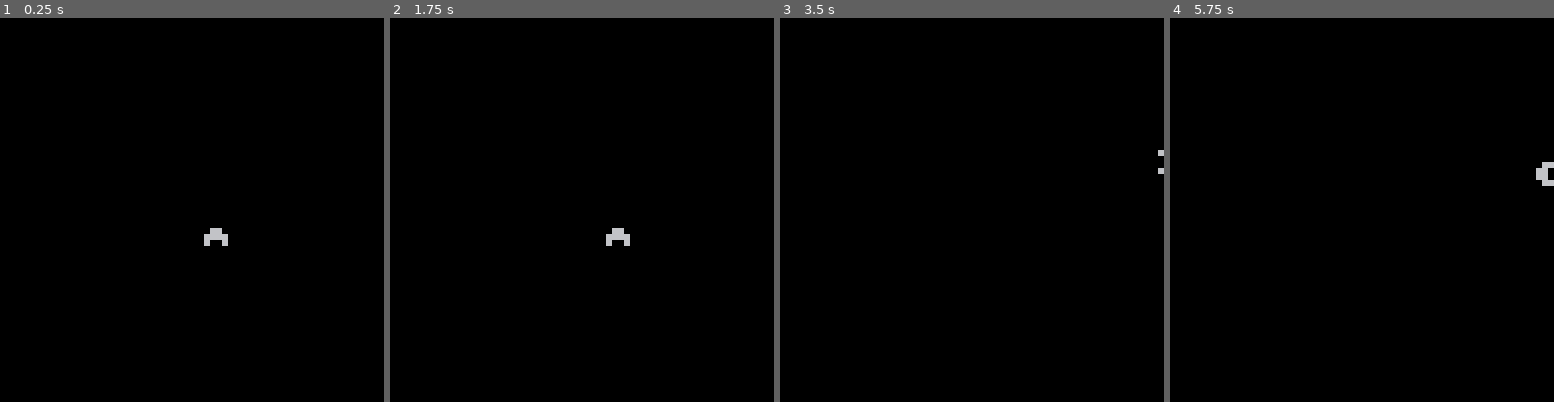
Above: before the commit, frames 1-4 (left to right).
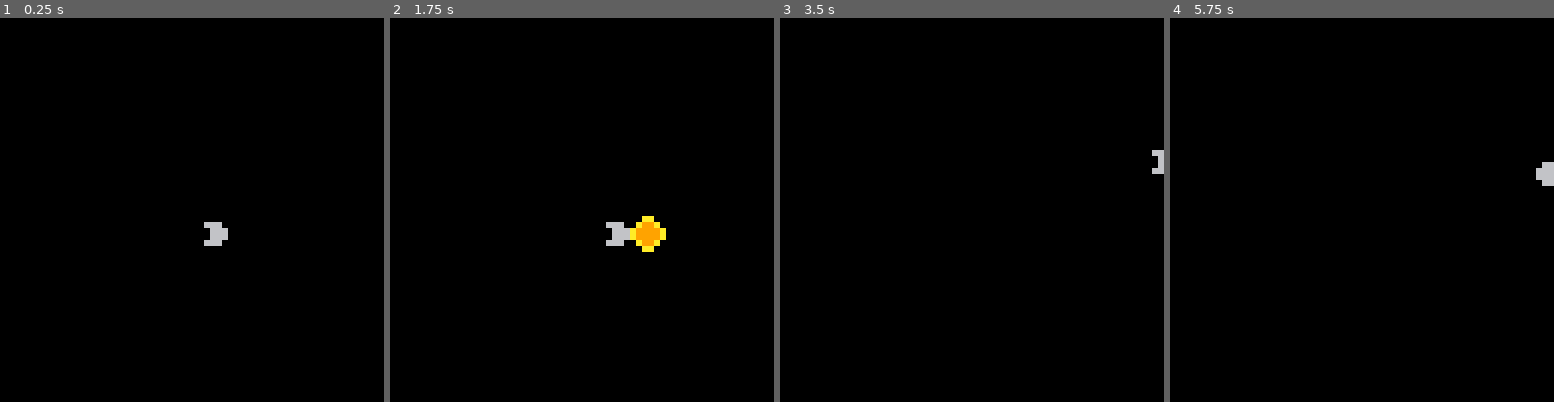
Above: after the commit, the same moments.

Repository: matheusmortatti/LOWREZJAM2020
Game: PICO-8 cartridge template.p8
Two runs of this game, one before a commit and one after it. Both use one fixed random seed, a clock stepped at 60 frames per second and the inputs below.
Inputs:
- Up to frame 1 (0.25 s): no input
- Up to frame 2 (1.75 s): tap X (X key) at 0.33, 1.07 s; tap O (Z key) at 0.7, 1.7 s; hold Right from 1.6 s (still down)
- Up to frame 3 (3.5 s): tap X (X key) at 1.85, 2.97 s; release Right at 2.1 s; tap O (Z key) every 0.4 s from 2.1 to 3.3 s; hold Up 2.15-2.42 s; hold Right 2.47-3.03 s; hold Left from 3.08 s (still down)
- Up to frame 4 (5.75 s): release Left at 3.58 s; hold Down 3.63-3.97 s; tap O (Z key) every 0.4 s from 3.7 to 5.7 s; hold Right 4.02-4.68 s; tap X (X key) at 4.08, 5.2 s; hold Up 4.73-5.03 s; hold Left 5.08-5.68 s; hold Down from 5.73 s (still down)

The runs differ from the first frame. In frame 1, 0.2% of the frame differs, in the area x 53-60%, y 53-60%; in frame 2, 0.8%, in the area x 56-72%, y 51-61%; in frame 3, 0.1%; in frame 4, less than 0.1%.

Commit message:
Add bullet (still totally buggy tho)

Diff:
--- a/template.p8
+++ b/template.p8
@@ -706,17 +706,16 @@
 
 
 -------------------------------
--- entity: bullet
+-- entity: player
 -------------------------------
 
-maxspeed = 1
-acc = .25
-friction = .2
-
-
 player=turnable:extend({
+				maxspeed=1,
+				acc=.25,
+				friction=.2,
+
     hitbox=box(-1,-1,1,1),
-    sprite = 2,
+    sprite=2,
     vel=v(0,0),
     t=0
 })
@@ -737,41 +736,85 @@
   else
   	self:setspeed()
   end
+
+  if btn(4) then
+  	self:shoot()
+  end
 end
 
 function player:setspeed()
 		prev = v(self.vel.x, self.vel.y)
-  if (btn(0)) self.vel.x -= acc
-  if (btn(1)) self.vel.x += acc
-  if (btn(2)) self.vel.y -= acc
-  if (btn(3)) self.vel.y += acc
+  if (btn(0)) self.vel.x -= self.acc
+  if (btn(1)) self.vel.x += self.acc
+  if (btn(2)) self.vel.y -= self.acc
+  if (btn(3)) self.vel.y += self.acc
 
 		norm=self.vel:norm()
- 	len=min(self.vel:len(), maxspeed)
+ 	len=min(self.vel:len(),
+ 	self.maxspeed)
 
   if prev == self.vel then
-  	len=approach(len, 0, friction)
+  	len=approach(len, 0,
+  		self.friction)
   end
 
  	self.vel=norm * len
 end
 
 function player:setangle()
-		if (btn(0)) self.a = 270
-  if (btn(1)) self.a = 90
-  if (btn(2)) self.a = 0
-  if (btn(3)) self.a = 180
-
-		if (btn(0) and btn(2)) self.a = 315
-		if (btn(0) and btn(3)) self.a = 225
-		if (btn(1) and btn(2)) self.a = 45
-		if (btn(1) and btn(3)) self.a = 135
-end
+		if (btn(0)) self.a = 180
+  if (btn(1)) self.a = 0
+  if (btn(2)) self.a = 270
+  if (btn(3)) self.a = 90
+
+		if (btn(0) and btn(2)) self.a = 225
+		if (btn(0) and btn(3)) self.a = 135
+		if (btn(1) and btn(2)) self.a = 315
+		if (btn(1) and btn(3)) self.a = 45
+end
+
+function player:shoot()
+		e_add(bullet:new(
+			v(self.pos.x, self.pos.y),
+			self.a))
+end
+
+-------------------------------
+-- entity: bullet
+-------------------------------
+
+bullet=dynamic:extend({
+				speed=2,
+    hitbox=box(-1,-1,1,1),
+    sprite=3,
+    vel=v(0,0),
+    t=0
+})
+
+function bullet:new(pos, a)
+		obj = {}
+  setmetatable(obj, self)
+  self.__index = self
+
+  self.pos=pos
+
+  self.vel=v(
+  	self.speed * cos(a),
+			self.speed * sin(a))
+
+  return obj
+end
+
+function bullet:render()
+		spr_render(self)
+end
+
+
 __gfx__
 00000000000000000000000000000000000000000000000000000000000000000000000000000000000000000000000000000000000000000000000000000000
-00000000006666000000000000000000000000000000000000000000000000000000000000000000000000000000000000000000000000000000000000000000
-00700700060000600000000000000000000000000000000000000000000000000000000000000000000000000000000000000000000000000000000000000000
-0007700006c00c600006600000000000000000000000000000000000000000000000000000000000000000000000000000000000000000000000000000000000
-00077000060000600066660000000000000000000000000000000000000000000000000000000000000000000000000000000000000000000000000000000000
-00700700060cc0600060060000000000000000000000000000000000000000000000000000000000000000000000000000000000000000000000000000000000
-00000000006666000000000000000000000000000000000000000000000000000000000000000000000000000000000000000000000000000000000000000000
+000000000066660000000000000aa000000000000000000000000000000000000000000000000000000000000000000000000000000000000000000000000000
+00700700060000600066600000a99a00000000000000000000000000000000000000000000000000000000000000000000000000000000000000000000000000
+0007700006c00c60000666000a9999a0000000000000000000000000000000000000000000000000000000000000000000000000000000000000000000000000
+0007700006000060000666000a9999a0000000000000000000000000000000000000000000000000000000000000000000000000000000000000000000000000
+00700700060cc0600066600000a99a00000000000000000000000000000000000000000000000000000000000000000000000000000000000000000000000000
+000000000066660000000000000aa000000000000000000000000000000000000000000000000000000000000000000000000000000000000000000000000000
